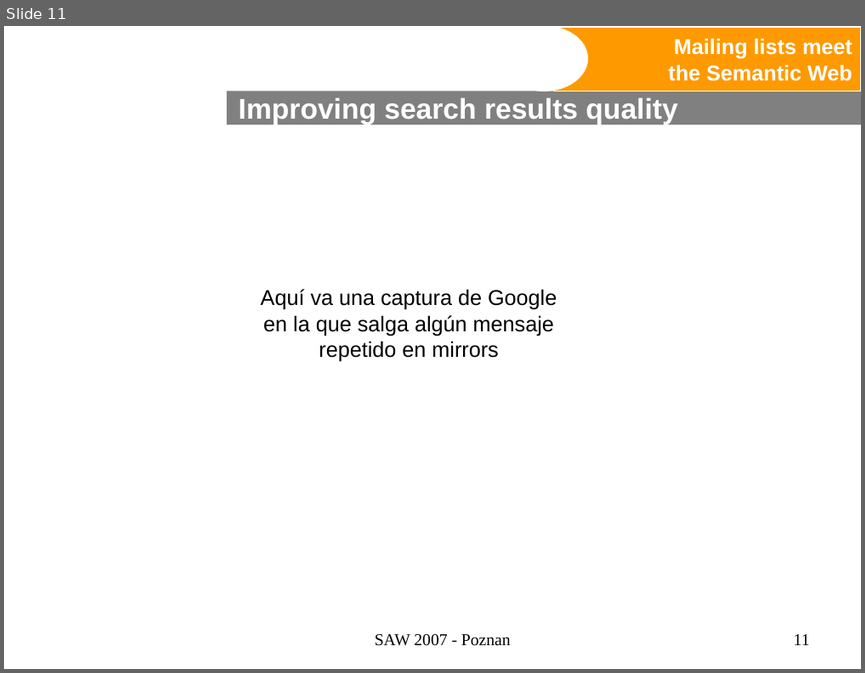
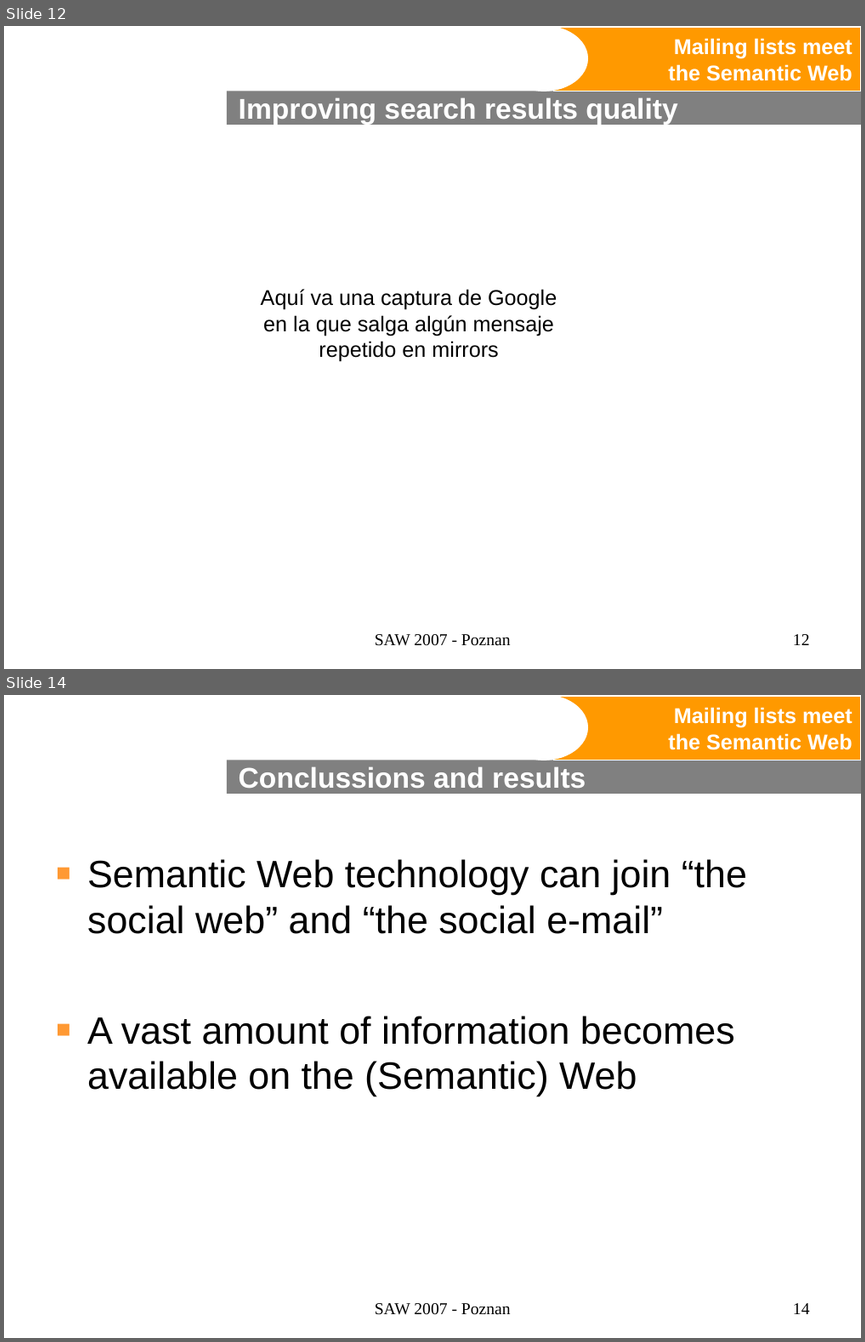
Before and after one commit to BackupTheBerlios/swaml-svn, a slide deck: trunk/doc/talks/20070427-saw2007/swaml.ppt. Shown one above the other, each under a label of ours: slide 11 before the commit, slides 12 and 14 after it; the slides between them are not shown. The pictures are 865x673 and 865x1342 pixels, drawn with LibreOffice and Linux fonts; fonts in the diff are those of the drawing; background and template pictures are left out. Boxes give left, top, right and bottom in pixels: in the first picture for what was removed or moved away, otherwise in the second. Text is boxed around its words. In the diff, an @@ line names an element or a change of style, - is before the commit and + after.

```diff
--- a/trunk/doc/talks/20070427-saw2007/swaml.ppt
+++ b/trunk/doc/talks/20070427-saw2007/swaml.ppt
@@ slide 14 added at (x1=4, y1=695, x2=861, y2=1338), background #FFFFFF; not listed: 3 template elements that a slide beside it also shows @@
@@ title added at (x1=239, y1=766, x2=585, y2=788), 24 pt, text #FFFFFF, bold @@
+Conclussions and results
@@ text added at (x1=87, y1=859, x2=747, y2=1096), 32 pt, text #000000 @@
+▪ Semantic Web technology can join “the social web” and “the social e-mail”
+▪ A vast amount of information becomes available on the (Semantic) Web
@@ text added at (x1=375, y1=1303, x2=511, y2=1315), 14 pt, text #000000 @@
+SAW 2007 - Poznan
@@ page number added at (x1=793, y1=1303, x2=810, y2=1314), 14 pt, text #000000 @@
+14
@@ what was slide 11 is now slide 12 @@
@@ page number at (x1=793, y1=634, x2=810, y2=645): text changed @@
-11
+12
```
Also in this commit, not shown: 7 slides changed, 2 other slides added, 2 slides removed, 1 other file.
